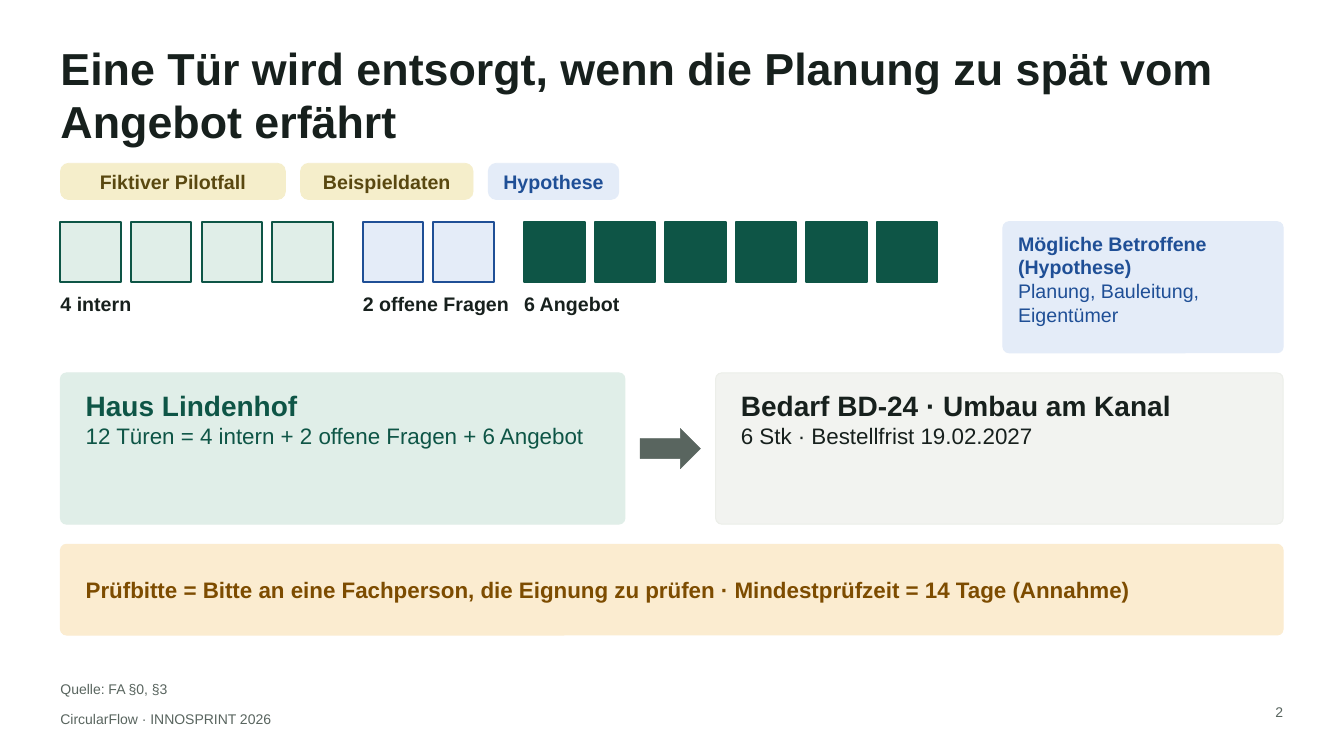
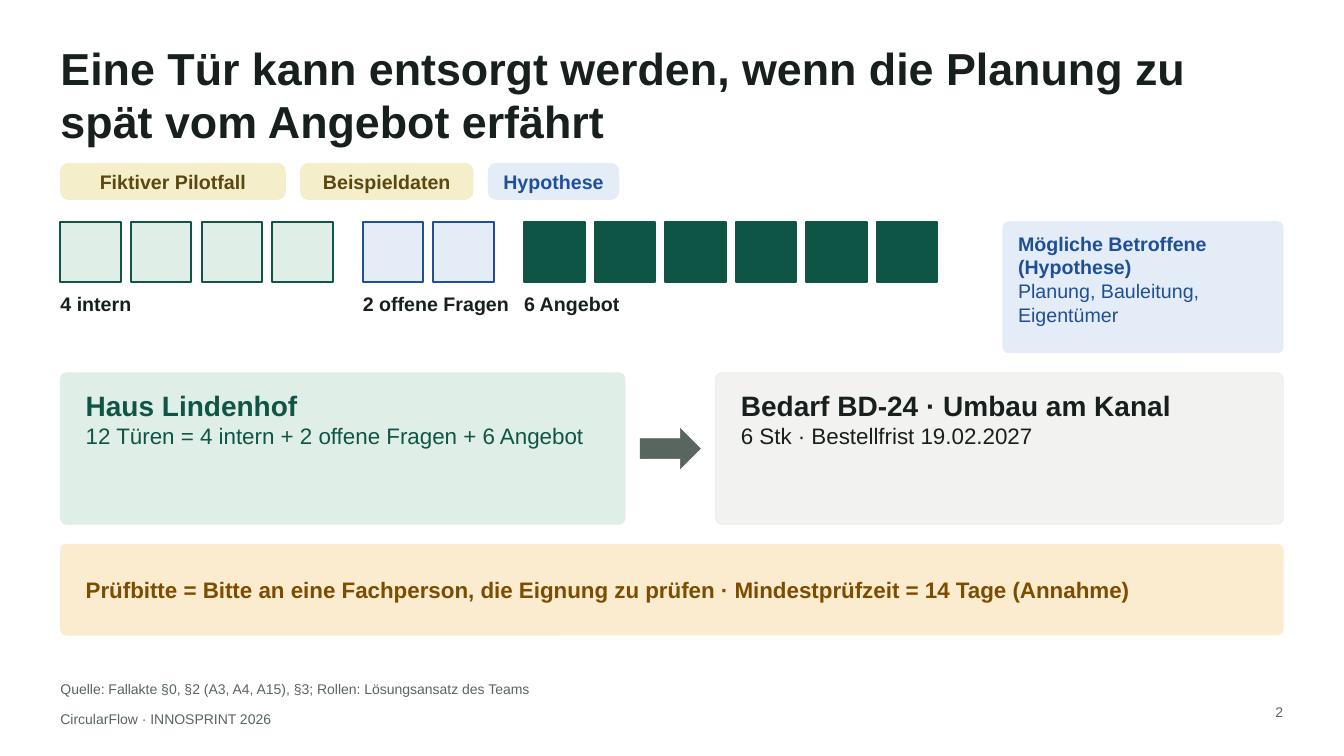
Before and after one commit to sammo3332/CircularFlow, a slide deck: slide 2 of pitch/innosprint-2026/ausgabe/empfohlen-zur-abgabe/CircularFlow_INNOSPRINT2026_Fassung-A_Umbaufall.pptx. Drawn at 1344x756 pixels with LibreOffice and Linux fonts; fonts in the diff are those of the drawing. Boxes give left, top, right and bottom in pixels: in the first picture for what was removed or moved away, otherwise in the second. Text is boxed around its words. In the diff, an @@ line names an element or a change of style, - is before the commit and + after.

```diff
--- a/pitch/innosprint-2026/ausgabe/empfohlen-zur-abgabe/CircularFlow_INNOSPRINT2026_Fassung-A_Umbaufall.pptx
+++ b/pitch/innosprint-2026/ausgabe/empfohlen-zur-abgabe/CircularFlow_INNOSPRINT2026_Fassung-A_Umbaufall.pptx
@@ title at bbox=[60, 52, 1185, 147]: text changed @@
-Eine Tür wird entsorgt, wenn die Planung zu spät vom Angebot erfährt
+Eine Tür kann entsorgt werden, wenn die Planung zu spät vom Angebot erfährt
@@ text at bbox=[60, 684, 529, 697]: text changed @@
-Quelle: FA §0, §3
+Quelle: Fallakte §0, §2 (A3, A4, A15), §3; Rollen: Lösungsansatz des Teams
```
Also in this commit, not shown: 14 other slides changed, 25 other files.
